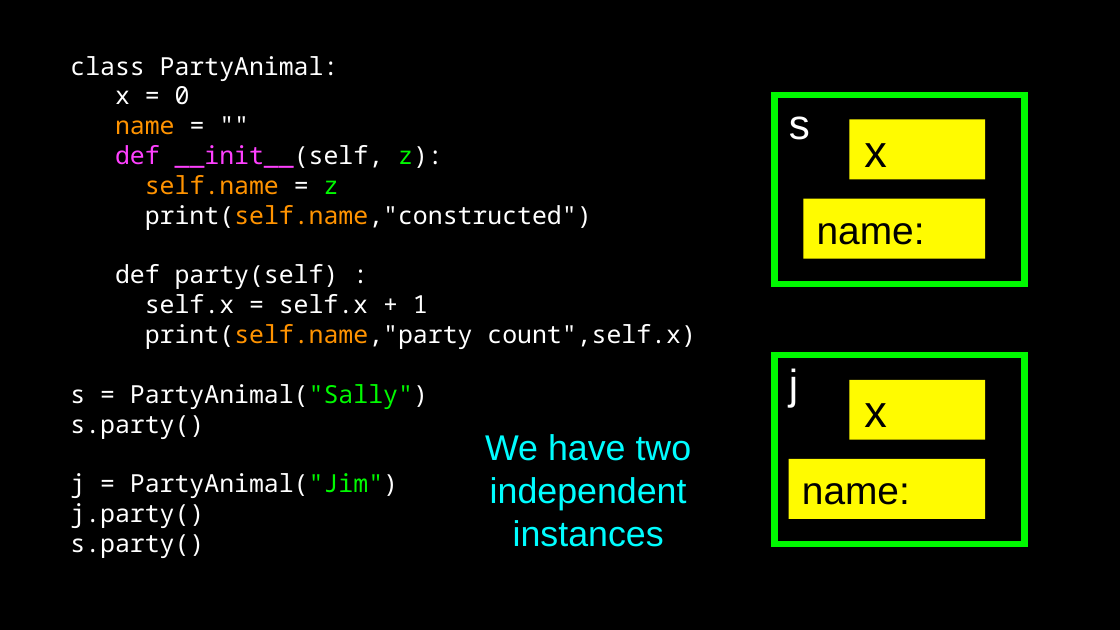
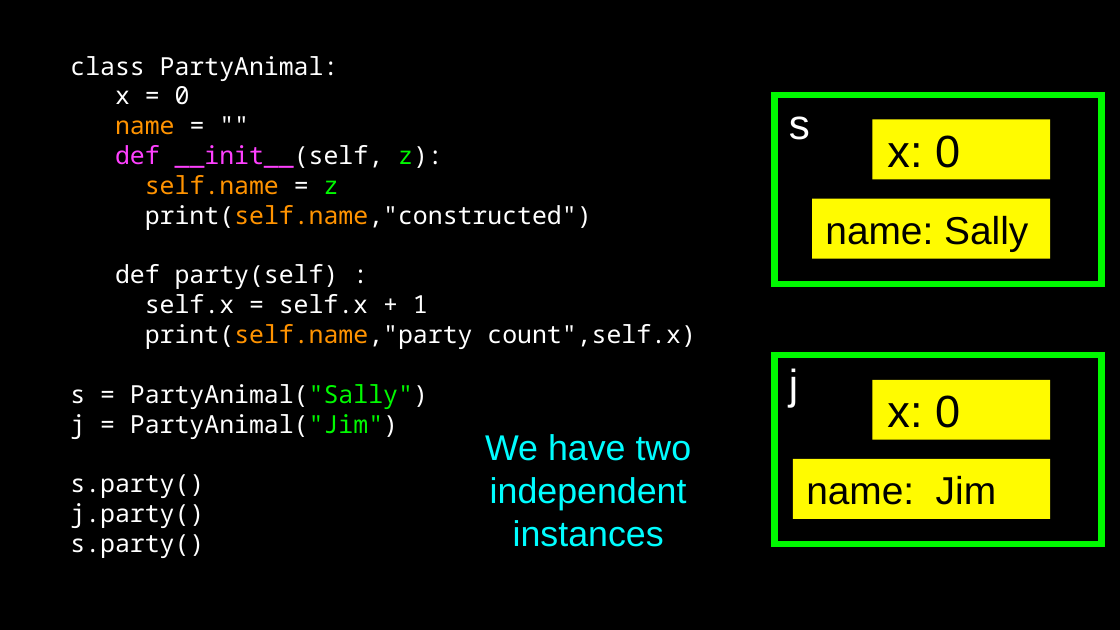
Before and after one commit to csev/py4e, a slide deck: slide 36 of lectures3/Pythonlearn-14-Objects.pptx (slide 32 before the commit). Drawn at 1120x630 pixels with LibreOffice and Linux fonts; fonts in the diff are those of the drawing. Boxes give left, top, right and bottom in pixels: in the first picture for what was removed or moved away, otherwise in the second. Text is boxed around its words. In the diff, an @@ line names an element or a change of style, - is before the commit and + after.

```diff
--- a/lectures3/Pythonlearn-14-Objects.pptx
+++ b/lectures3/Pythonlearn-14-Objects.pptx
@@ rectangle "s": place and size @@
-rectangle "s" at bbox=[775, 95, 1025, 284]
+rectangle "s" at bbox=[775, 95, 1102, 284]
@@ rectangle "x: 0": place and size @@
-rectangle "x: 0" at bbox=[849, 120, 984, 180]
+rectangle "x: 0" at bbox=[872, 120, 1051, 180]
@@ text in rectangle at bbox=[887, 135, 960, 168]: text changed @@
-x
+x: 0
@@ rectangle "name: Sally": place and size @@
-rectangle "name: Sally" at bbox=[803, 198, 984, 259]
+rectangle "name: Sally" at bbox=[812, 198, 1049, 259]
@@ text in rectangle at bbox=[825, 215, 1028, 251]: text changed @@
-name:
+name: Sally
@@ rectangle "j": place and size @@
-rectangle "j" at bbox=[775, 355, 1025, 544]
+rectangle "j" at bbox=[775, 355, 1102, 544]
@@ rectangle "x: 0": place and size @@
-rectangle "x: 0" at bbox=[849, 380, 984, 440]
+rectangle "x: 0" at bbox=[872, 380, 1051, 440]
@@ text at bbox=[70, 414, 398, 439]: paragraph added @@
+j = PartyAnimal("Jim")
@@ text in rectangle at bbox=[887, 395, 960, 428]: text changed @@
-x
+x: 0
@@ text at bbox=[70, 473, 398, 498]: paragraph removed @@
-j = PartyAnimal("Jim")
@@ rectangle "name: Jim": place and size @@
-rectangle "name: Jim" at bbox=[788, 459, 986, 520]
+rectangle "name: Jim" at bbox=[793, 459, 1051, 520]
@@ text in rectangle at bbox=[806, 475, 996, 505]: text changed @@
-name:
+name: Jim
```
Also in this commit, not shown: 2 other slides changed, 5 slides added, 10 other files.
